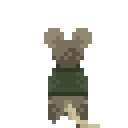
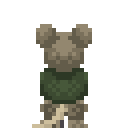
Comparing the layer stacks of the two 128px x 128px images. Changes:
hid group "frontIdle" (9 layers) over (32, 24, 100, 128)
removed layer "body" (7th of 7, in "Idle" › "frontIdle") from group "frontIdle" over (44, 28, 100, 128)
added group "backIdle" with 6 layers in group "Idle" over (32, 24, 100, 128)
added layer "Layer 1" (2nd of 2, in "Idle" › "backIdle") in group "backIdle" over (32, 24, 92, 128)
